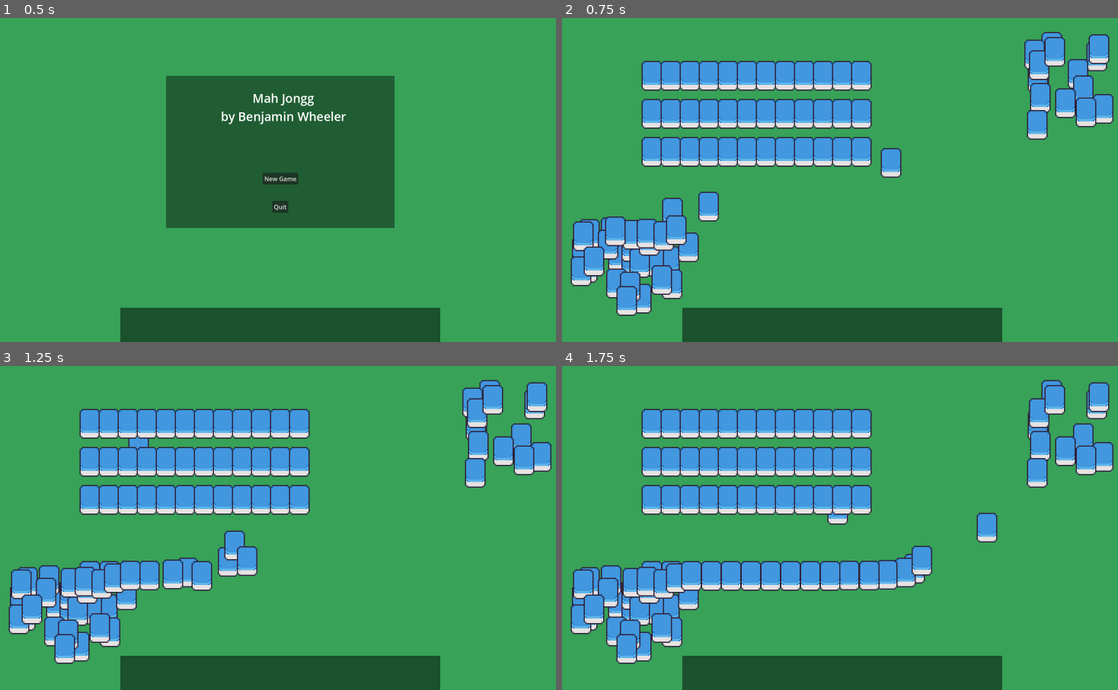
Above: before the commit, frames 1-4 (two rows, left to right).
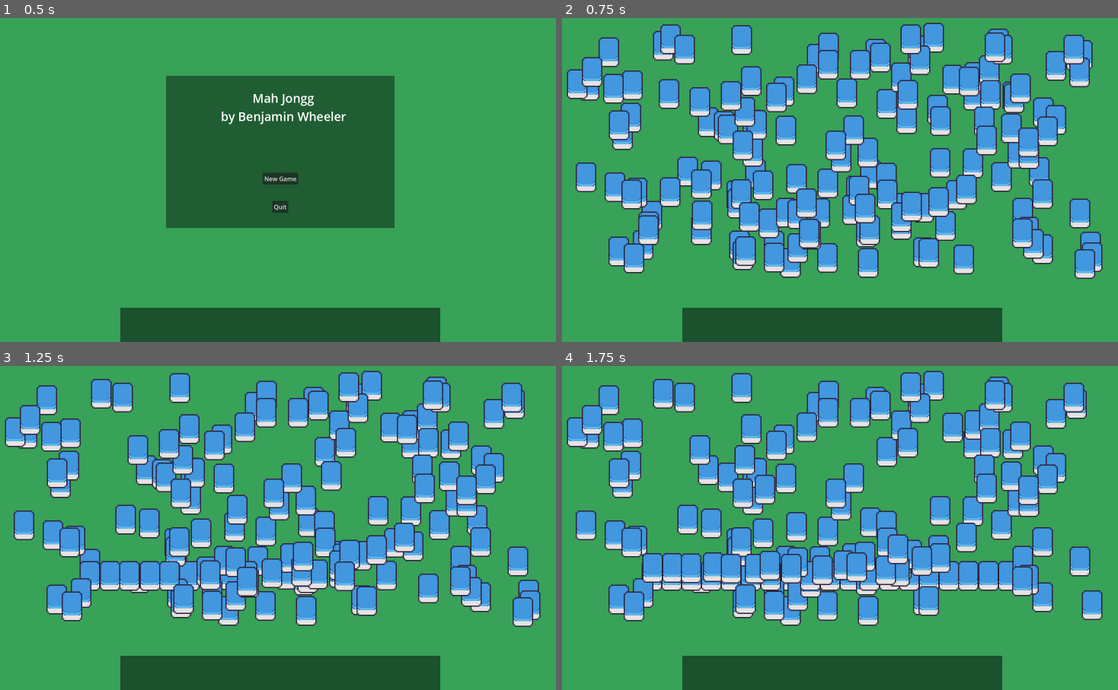
Above: after the commit, the same moments.

Repository: benjamin051000/Mahjongg
Game: Godot game, scene res://mahjongg.tscn
The game is run twice, just before and just after one commit, with the same random seed, the same clock (stepped at 60 frames per second) and the same inputs.
Inputs (mouse positions are in pixels of both pictures, inside the frame that each line leads up to):
- Up to frame 1 (0.5 s): no input
- Up to frame 2 (0.75 s): click "New Game" at 0.5 s
- Up to frame 3 (1.25 s): no input
- Up to frame 4 (1.75 s): move the mouse to (979, 502) at 1.27 s; click (979, 502) at 1.35 s

Frame 1 is identical in both runs. In frame 2, 47% of the frame differs, in the area x 0-100%, y 1-93%; in frame 3, 45%; in frame 4, 44%.

Commit message:
all tiles spawn in random locations around the screen. wall builds faster. Also, demo movie was created.

Diff:
--- a/mahjongg.gd
+++ b/mahjongg.gd
@@ -9,7 +9,8 @@
 				var tile = tile_scene.instantiate()
 				tile.suit = suit
 				tile.value = value
-				tile.position = Vector2(300 + 50 * (value + i), 200 + 100 * suits.find(suit))
+				#tile.position = Vector2(300 + 50 * (value + i), 200 + 100 * suits.find(suit))
+				tile.position = Vector2(randi_range(100, 1500), randi_range(100, 700))
 				tile.rest_point = tile.position
 				tile.frozen = true
 				tile.add_to_group("tiles")
@@ -22,7 +23,7 @@
 			var tile = tile_scene.instantiate()
 			tile.suit = "honor"
 			tile.value = value
-			tile.position = Vector2(randi_range(100, 400), randi_range(600, 800))
+			tile.position = Vector2(randi_range(100, 1500), randi_range(100, 700))
 			tile.rest_point = tile.position
 			tile.frozen = true
 			tile.add_to_group("tiles")
@@ -33,7 +34,7 @@
 		# TODO we don't have textures for these yet, so just use the ? tile for now I guess
 		tile.suit = "honor"
 		tile.value = 8
-		tile.position = Vector2(randi_range(1300, 1500), randi_range(100, 400))
+		tile.position = Vector2(randi_range(100, 1500), randi_range(100, 700))
 		tile.rest_point = tile.position
 		tile.frozen = true
 		tile.add_to_group("tiles")
@@ -71,7 +72,7 @@
 			var tile = tiles.pop_front()
 			tile.rest_point = wall_first_spot_lower + tile_offset * i + wall_offset * n
 			tile.unfreeze()
-			await get_tree().create_timer(0.05).timeout # waits for 1 second
+			await get_tree().create_timer(0.03).timeout # waits for 1 second
 
 		# Do it again, but slightly offset to show two levels
 		for i in wall_length:
@@ -79,7 +80,7 @@
 			tile.move_to_front()
 			tile.unfreeze()
 			tile.rest_point = wall_first_spot_upper + tile_offset * i + wall_offset * n
-			await get_tree().create_timer(0.05).timeout # waits for 1 second
+			await get_tree().create_timer(0.03).timeout # waits for 1 second
 
 # Called when the node enters the scene tree for the first time.
 func _ready():
--- a/project.godot
+++ b/project.godot
@@ -25,6 +25,10 @@
 window/size/viewport_width=1600
 window/size/viewport_height=900
 
+[editor]
+
+movie_writer/movie_file="/home/benjamin/src/mahjongg/movies/demo.avi"
+
 [input]
 
 click={
Not shown, changed: .gitignore
